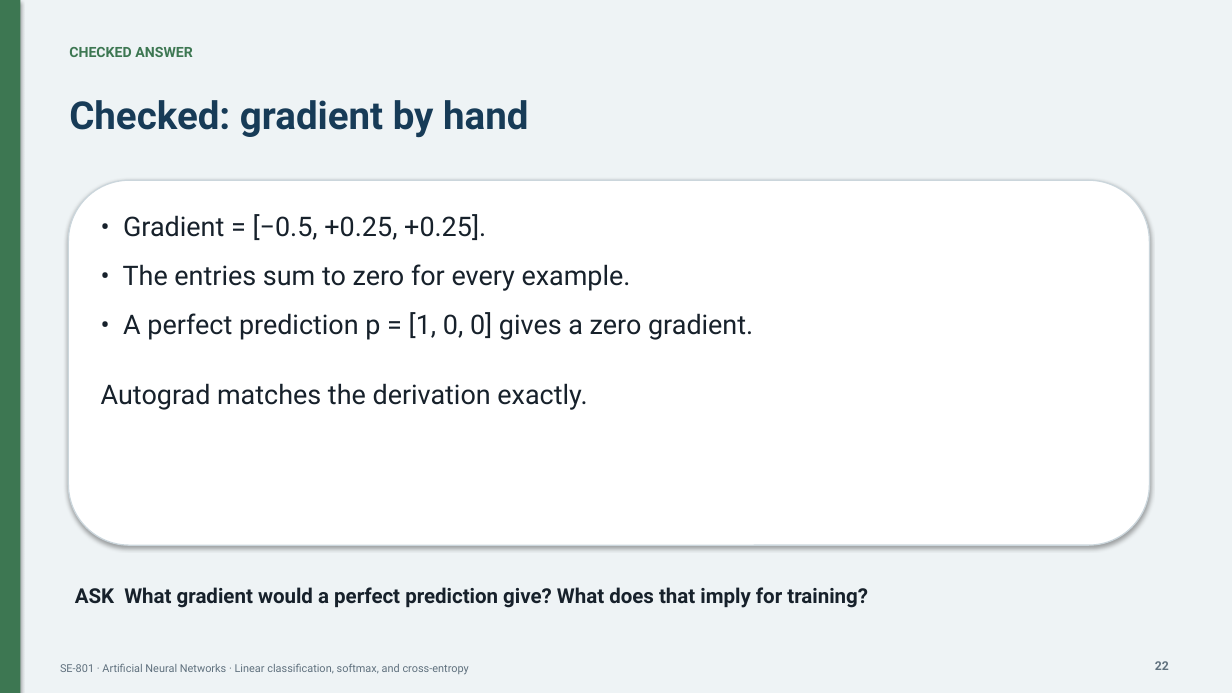
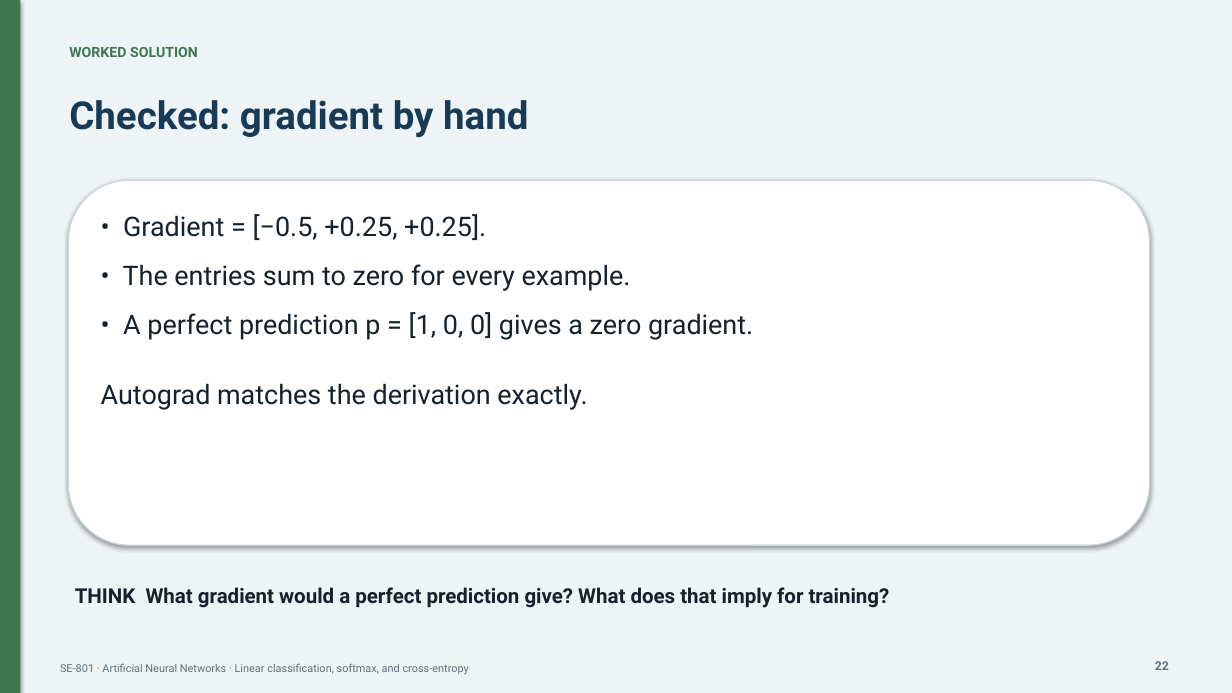
Before and after one commit to DrFarrukh/teaching, a slide deck: slide 22 of courses/artificial-neural-networks/lectures/lecture-04/slides.pptx. Drawn at 1232x693 pixels with LibreOffice and Linux fonts; fonts in the diff are those of the drawing. Boxes give left, top, right and bottom in pixels: in the first picture for what was removed or moved away, otherwise in the second. Text is boxed around its words. In the diff, an @@ line names an element or a change of style, - is before the commit and + after.

```diff
--- a/courses/artificial-neural-networks/lectures/lecture-04/slides.pptx
+++ b/courses/artificial-neural-networks/lectures/lecture-04/slides.pptx
@@ text at [69,47,198,57]: text changed @@
-CHECKED ANSWER
+WORKED SOLUTION
@@ text at [75,587,890,608]: text changed @@
-ASK What gradient would a perfect prediction give? What does that imply for training?
+THINK What gradient would a perfect prediction give? What does that imply for training?
```
Also in this commit, not shown: 7 other slides changed.
